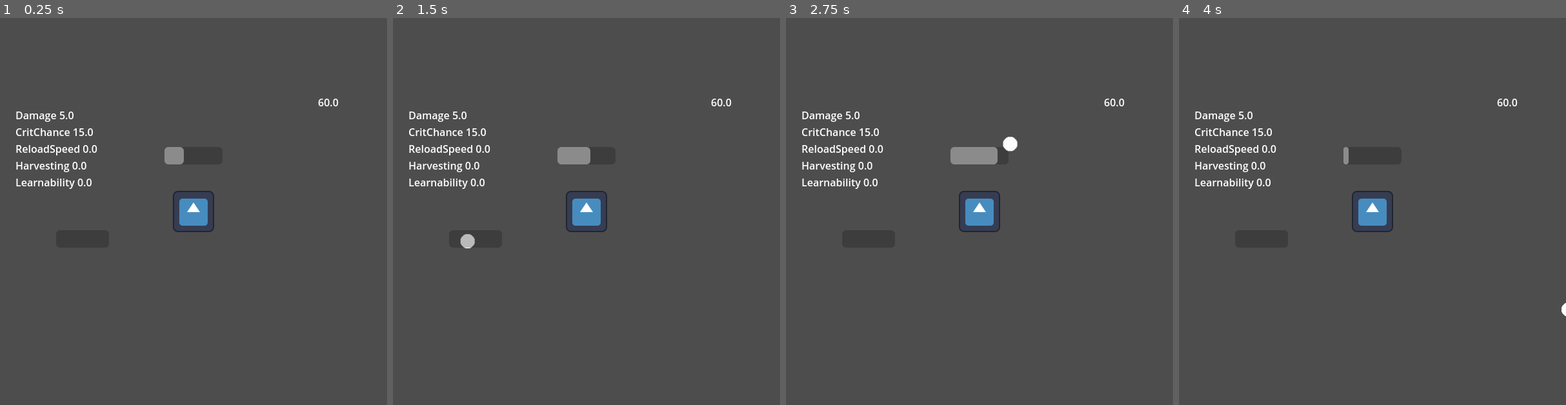
Above: before the commit, frames 1-4 (left to right).
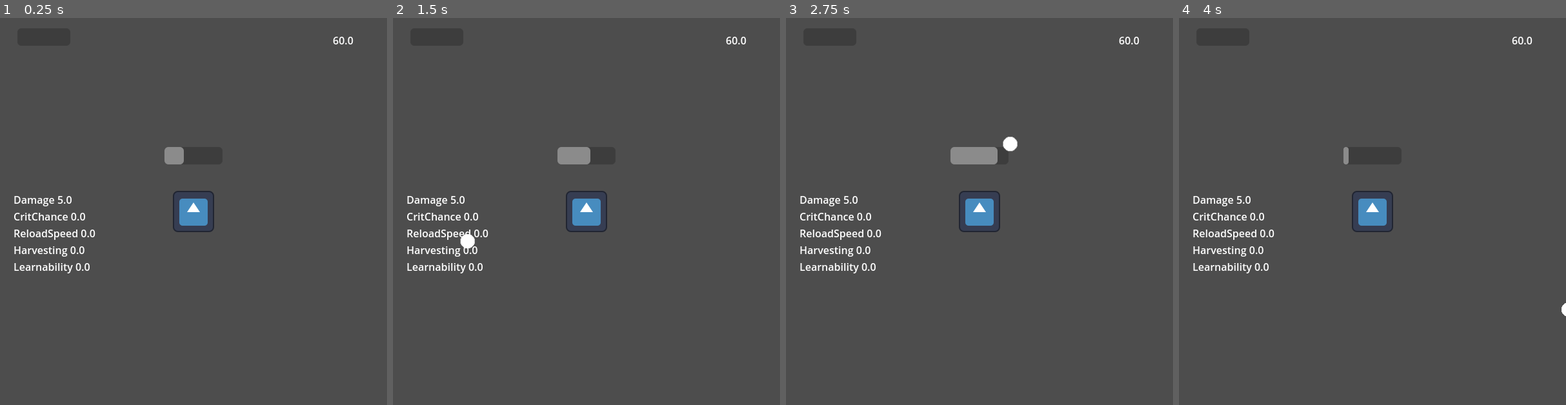
Above: after the commit, the same moments.

Repository: Iviv122/spacefortress
Game: Godot game, scene res://scenes/game.tscn
The game is run twice, just before and just after one commit, with the same random seed, the same clock (stepped at 60 frames per second) and the same inputs. Before the commit the project starts from res://gameplay.tscn. The engine's default icon, where the game draws it, is replaced by a stand-in: a white triangle on a blue panel in a dark square.
Inputs (mouse positions are in pixels of both pictures, inside the frame that each line leads up to):
- Up to frame 1 (0.25 s): no input
- Up to frame 2 (1.5 s): tap Enter at 0.5 s; move the mouse to (671, 192) at 0.52 s; move the mouse to (509, 230) at 1.27 s
- Up to frame 3 (2.75 s): move the mouse to (1018, 126) at 2.02 s
- Up to frame 4 (4 s): move the mouse to (1353, 288) at 2.77 s; move the mouse to (1488, 269) at 3.52 s

The runs differ from the first frame. In frame 1, 1.9% of the frame differs, in the area x 3-92%, y 4-66%; in frame 2, 2.0%; in frame 3, 1.9%; in frame 4, 1.9%.

Commit message:
Stage changing

Diff:
--- a/gameplay.tscn
+++ /dev/null
@@ -1,76 +0,0 @@
-[gd_scene load_steps=12 format=3 uid="uid://b2cpj44xd3dgf"]
-
-[ext_resource type="PackedScene" uid="uid://c74yyn60hkwom" path="res://prefabs/main_player_tower.tscn" id="1_n4psk"]
-[ext_resource type="Script" uid="uid://383rrnsy3s2" path="res://objects/gameplay/enemy/spawner.gd" id="2_ej4tk"]
-[ext_resource type="PackedScene" uid="uid://dsf7ailbkgvdg" path="res://prefabs/enemy.tscn" id="3_oe8ih"]
-[ext_resource type="Script" uid="uid://b1yl5euvcnq7u" path="res://objects/ui/player_stats_label.gd" id="3_smepj"]
-[ext_resource type="Script" uid="uid://bgi0qngqcv25j" path="res://objects/gameplay/player/stats/stat_tuple.gd" id="4_0m7cd"]
-[ext_resource type="Script" uid="uid://cs3v487omy35j" path="res://objects/ui/xp_progression.gd" id="4_2ihbs"]
-[ext_resource type="Script" uid="uid://m2pg3uiik1b" path="res://objects/gameplay/player/stats/player_stats.gd" id="4_cbffv"]
-[ext_resource type="Script" uid="uid://dymmq1a8an8r" path="res://objects/ui/fps_meter.gd" id="4_xuee5"]
-[ext_resource type="Script" uid="uid://b7wjll12w36ab" path="res://objects/gameplay/player/stats/player_expirience.gd" id="6_0m7cd"]
-
-[sub_resource type="Resource" id="Resource_fbudy"]
-script = ExtResource("4_0m7cd")
-amount = 5.0
-metadata/_custom_type_script = "uid://bgi0qngqcv25j"
-
-[sub_resource type="Resource" id="Resource_0m7cd"]
-script = ExtResource("4_0m7cd")
-amount = 15.0
-type = 1
-metadata/_custom_type_script = "uid://bgi0qngqcv25j"
-
-[node name="Node2D" type="Node2D"]
-
-[node name="Player" parent="." instance=ExtResource("1_n4psk")]
-disable_mode = 1
-
-[node name="Camera2D" type="Camera2D" parent="."]
-
-[node name="CanvasLayer" type="CanvasLayer" parent="Camera2D"]
-follow_viewport_enabled = true
-
-[node name="FPSMeter" type="Label" parent="Camera2D/CanvasLayer"]
-offset_left = 193.0
-offset_top = -181.0
-offset_right = 233.0
-offset_bottom = -158.0
-script = ExtResource("4_xuee5")
-metadata/_custom_type_script = "uid://dymmq1a8an8r"
-
-[node name="PlayerStatsLabel" type="Label" parent="Camera2D/CanvasLayer" node_paths=PackedStringArray("stats")]
-offset_left = -276.0
-offset_top = -161.0
-offset_right = -236.0
-offset_bottom = -138.0
-script = ExtResource("3_smepj")
-stats = NodePath("../../stats")
-metadata/_custom_type_script = "uid://b1yl5euvcnq7u"
-
-[node name="ExpProgress" type="ProgressBar" parent="Camera2D/CanvasLayer" node_paths=PackedStringArray("p")]
-offset_left = -213.0
-offset_top = 29.0
-offset_right = -131.0
-offset_bottom = 56.0
-show_percentage = false
-script = ExtResource("4_2ihbs")
-p = NodePath("../../PlayerExpirience")
-metadata/_custom_type_script = "uid://cs3v487omy35j"
-
-[node name="stats" type="Node" parent="Camera2D"]
-script = ExtResource("4_cbffv")
-StartStats = Array[ExtResource("4_0m7cd")]([SubResource("Resource_fbudy"), SubResource("Resource_0m7cd")])
-metadata/_custom_type_script = "uid://m2pg3uiik1b"
-
-[node name="PlayerExpirience" type="Node" parent="Camera2D"]
-script = ExtResource("6_0m7cd")
-metadata/_custom_type_script = "uid://b7wjll12w36ab"
-
-[node name="Spawner" type="Node2D" parent="."]
-position = Vector2(-10, 0)
-script = ExtResource("2_ej4tk")
-e = ExtResource("3_oe8ih")
-s = 1.0
-r = 10.0
-metadata/_custom_type_script = "uid://383rrnsy3s2"
--- /dev/null
+++ b/objects/game_manager.gd
@@ -0,0 +1,42 @@
+extends Node
+class_name GameManager
+
+@export var gameplay : PackedScene
+@export var shop : PackedScene
+@export var RoundDuration : float = 15
+
+
+var g
+var s
+
+var IsPlaying = true
+
+func _ready():
+	add_to_group("stage_end")
+	play()
+
+
+func on_stage_end()->void:
+	switch()
+
+func switch():
+	if g != null:
+		g.queue_free()
+	if s != null:
+		s.queue_free()
+
+	if IsPlaying :
+		shopping()
+		IsPlaying = false
+	else:
+		play()
+		IsPlaying = true
+
+func shopping():
+	s = shop.instantiate()
+	add_child(s)
+
+func play():
+
+	g = gameplay.instantiate()
+	add_child(g)
--- a/objects/gameplay/enemy/enemy.gd
+++ b/objects/gameplay/enemy/enemy.gd
@@ -1,30 +1,37 @@
 extends Area2D
 class_name Enemy
 
-var speed : float = 2
-var health : float = 1
-var dir : Vector2
+var speed: float = 2
+var health: float = 1
+var dir: Vector2
 
 func _ready():
     area_entered.connect(is_bullet)
+    add_to_group("stage_end")
     await get_tree().create_timer(9).timeout
-    queue_free()
+    death()
 
-func is_bullet(area : Area2D):
+func is_bullet(area: Area2D):
     if area is Bullet:
         damage(area.Damage)
 
-func damage(d : float):
+func damage(d: float):
         health -= d
-        if health <=0:
+        if health <= 0:
             die()
+
+func on_stage_end() -> void:
+    death()
+
+func death() -> void:
+    queue_free()
 
 func die():
     queue_free()
     get_tree().call_group("enemy_death", "_on_enemy_death")
 
-func SetDir(a : Vector2) -> void:
-    dir = a*speed
+func SetDir(a: Vector2) -> void:
+    dir = a * speed
 
 func _process(delta):
-    global_position += dir*delta
+    global_position += dir * delta
--- a/objects/gameplay/entry_point.gd
+++ /dev/null
@@ -1 +0,0 @@
-extends Node
--- /dev/null
+++ b/objects/gameplay/game_play_entrypoint.gd
@@ -0,0 +1,13 @@
+extends Node2D
+class_name GamePlayEntryPoint
+
+@export var spawner : PackedScene
+@export var player : PackedScene
+@export var duration : float
+
+func _ready():
+    add_child(spawner.instantiate())
+    add_child(player.instantiate())
+
+    await  get_tree().create_timer(duration).timeout
+    get_tree().call_group("stage_end","on_stage_end")
--- a/objects/gameplay/bullet.gd
+++ b/objects/gameplay/player/bullet.gd
@@ -8,7 +8,11 @@
 
 func _ready():
     area_entered.connect(die)
+    add_to_group("stage_end")
     await get_tree().create_timer(9).timeout
+    death()
+
+func on_stage_end() ->void:
     death()
 
 func death():
--- /dev/null
+++ b/objects/gameplay/player/player.gd
@@ -0,0 +1,17 @@
+## place for all info
+extends Node
+class_name Player
+
+@export var stats : PlayerStats
+@export var expirience : PlayerExpirience
+
+func _on_enemy_death():
+    expirience._on_enemy_death()
+    # inventory ig
+
+func init() ->void:
+    stats.init()
+
+func _ready():
+    init()
+    add_to_group("enemy_death")
--- a/objects/gameplay/player/stats/player_expirience.gd
+++ b/objects/gameplay/player/stats/player_expirience.gd
@@ -1,5 +1,7 @@
-extends Node
+extends Resource
 class_name PlayerExpirience
+
+@export var ExpPerKill : float = 0.75
 
 var Exp : float = 0
 var ExpToNextLevel : float = 9
@@ -8,11 +10,9 @@
 signal levelup
 signal gained(amount : float,ToLevelUp : float)
 
-func _ready():
-    add_to_group("enemy_death")
 
 func _on_enemy_death():
-    AddExp(0.75)
+    AddExp(ExpPerKill)
 
 func AddExp(amount:float):
     Exp += amount
--- a/objects/gameplay/player/stats/player_stats.gd
+++ b/objects/gameplay/player/stats/player_stats.gd
@@ -1,11 +1,11 @@
-extends Node
+extends Resource
 class_name PlayerStats
 
 
 @export var StartStats: Array[StatTuple]
 var basestats : Stats
 
-func _ready():
+func init():
 	basestats = Stats.new()
 	print(basestats)
 	for i in StartStats:
--- /dev/null
+++ b/objects/shopping/shopping_entry_point.gd
@@ -0,0 +1,2 @@
+extends Node2D
+class_name ShoppingEntryPoint
--- /dev/null
+++ b/objects/shopping/shopping_exit.gd
@@ -0,0 +1,5 @@
+extends Button
+class_name ExitButton
+
+func _pressed() -> void:
+    get_tree().call_group("stage_end","on_stage_end")
--- a/objects/ui/player_stats_label.gd
+++ b/objects/ui/player_stats_label.gd
@@ -1,14 +1,14 @@
 extends Label
 class_name PlayerStatsLabel
 
-@export var stats : PlayerStats
+var stats : Stats
 
 
 func update() ->void:
 	var s = ""
 	var iterator = 0
 	for i in Stats.StatType:
-		var val = stats.basestats.Get(iterator)
+		var val = stats.Get(iterator)
 		iterator+=1
 		s += str(i) + " "+ str(val) + "\n"
 
@@ -16,6 +16,6 @@
 	print(s)
 
 func _ready():
-	await get_tree().process_frame
+	stats = PlayerStatsInstance.stats.basestats
+	stats.change.connect(update)
 	update()
-	stats.basestats.change.connect(update)
--- a/objects/ui/xp_progression.gd
+++ b/objects/ui/xp_progression.gd
@@ -1,14 +1,15 @@
 extends ProgressBar
 class_name ExpProgress
 
-@export var p : PlayerExpirience
+var p : PlayerExpirience
 
 func _ready():
-    p.gained.connect(update)
-    min_value = 0
-    value = p.Exp
-    max_value = p.ExpToNextLevel
+	p = PlayerStatsInstance.expirience
+	p.gained.connect(update)
+	min_value = 0
+	value = p.Exp
+	max_value = p.ExpToNextLevel
 
 func update(a:float,n:float):
-    value = a
-    max_value = n
+	value = a
+	max_value = n
--- a/prefabs/bullet.tscn
+++ b/prefabs/bullet.tscn
@@ -1,6 +1,6 @@
 [gd_scene load_steps=5 format=3 uid="uid://crn7ostplg6n3"]
 
-[ext_resource type="Script" uid="uid://c5mbyt66gbibi" path="res://objects/gameplay/bullet.gd" id="1_fh0yl"]
+[ext_resource type="Script" uid="uid://c5mbyt66gbibi" path="res://objects/gameplay/player/bullet.gd" id="1_fh0yl"]
 
 [sub_resource type="CircleShape2D" id="CircleShape2D_ecxuq"]
 
--- /dev/null
+++ b/prefabs/player.tscn
@@ -0,0 +1,26 @@
+[gd_scene load_steps=8 format=3 uid="uid://bmn8x6hpxjkca"]
+
+[ext_resource type="Script" uid="uid://egrkmksync2p" path="res://objects/gameplay/player/player.gd" id="1_r66lb"]
+[ext_resource type="Script" uid="uid://bgi0qngqcv25j" path="res://objects/gameplay/player/stats/stat_tuple.gd" id="2_1txc5"]
+[ext_resource type="Script" uid="uid://m2pg3uiik1b" path="res://objects/gameplay/player/stats/player_stats.gd" id="3_ht1c8"]
+[ext_resource type="Script" uid="uid://b7wjll12w36ab" path="res://objects/gameplay/player/stats/player_expirience.gd" id="4_1txc5"]
+
+[sub_resource type="Resource" id="Resource_u5sy4"]
+script = ExtResource("2_1txc5")
+amount = 5.0
+metadata/_custom_type_script = "uid://bgi0qngqcv25j"
+
+[sub_resource type="Resource" id="Resource_gee14"]
+script = ExtResource("3_ht1c8")
+StartStats = Array[ExtResource("2_1txc5")]([SubResource("Resource_u5sy4")])
+metadata/_custom_type_script = "uid://m2pg3uiik1b"
+
+[sub_resource type="Resource" id="Resource_ht1c8"]
+script = ExtResource("4_1txc5")
+metadata/_custom_type_script = "uid://b7wjll12w36ab"
+
+[node name="Player" type="Node"]
+script = ExtResource("1_r66lb")
+stats = SubResource("Resource_gee14")
+expirience = SubResource("Resource_ht1c8")
+metadata/_custom_type_script = "uid://egrkmksync2p"
--- /dev/null
+++ b/prefabs/spawner.tscn
@@ -0,0 +1,11 @@
+[gd_scene load_steps=3 format=3 uid="uid://dfh0nudgl6j6c"]
+
+[ext_resource type="Script" uid="uid://383rrnsy3s2" path="res://objects/gameplay/enemy/spawner.gd" id="1_p4gkq"]
+[ext_resource type="PackedScene" uid="uid://dsf7ailbkgvdg" path="res://prefabs/enemy.tscn" id="2_ohdau"]
+
+[node name="Spawner" type="Node2D"]
+script = ExtResource("1_p4gkq")
+e = ExtResource("2_ohdau")
+s = 1.0
+r = 8.0
+metadata/_custom_type_script = "uid://383rrnsy3s2"
--- a/project.godot
+++ b/project.godot
@@ -14,6 +14,10 @@
 run/main_scene="uid://b2cpj44xd3dgf"
 config/features=PackedStringArray("4.5", "GL Compatibility")
 config/icon="res://icon.svg"
+
+[autoload]
+
+PlayerStatsInstance="*res://prefabs/player.tscn"
 
 [display]
 
--- /dev/null
+++ b/scenes/game.tscn
@@ -0,0 +1,15 @@
+[gd_scene load_steps=4 format=3 uid="uid://b2cpj44xd3dgf"]
+
+[ext_resource type="PackedScene" uid="uid://lrws15liq52a" path="res://scenes/shopping.tscn" id="6_p57ef"]
+[ext_resource type="Script" uid="uid://dorf22x1yi3jm" path="res://objects/game_manager.gd" id="10_boyg6"]
+[ext_resource type="PackedScene" uid="uid://b1aad6rat5ee0" path="res://scenes/gameplay.tscn" id="10_vtaks"]
+
+[node name="Node2D" type="Node2D"]
+
+[node name="Camera2D" type="Camera2D" parent="."]
+
+[node name="GameManager" type="Node" parent="."]
+script = ExtResource("10_boyg6")
+gameplay = ExtResource("10_vtaks")
+shop = ExtResource("6_p57ef")
+metadata/_custom_type_script = "uid://dorf22x1yi3jm"
--- /dev/null
+++ b/scenes/gameplay.tscn
@@ -0,0 +1,43 @@
+[gd_scene load_steps=7 format=3 uid="uid://b1aad6rat5ee0"]
+
+[ext_resource type="Script" uid="uid://ctbx8d6xsy3ia" path="res://objects/gameplay/game_play_entrypoint.gd" id="1_ct7aa"]
+[ext_resource type="Script" uid="uid://dymmq1a8an8r" path="res://objects/ui/fps_meter.gd" id="1_l1v76"]
+[ext_resource type="Script" uid="uid://b1yl5euvcnq7u" path="res://objects/ui/player_stats_label.gd" id="2_ct7aa"]
+[ext_resource type="PackedScene" uid="uid://dfh0nudgl6j6c" path="res://prefabs/spawner.tscn" id="2_ocj2s"]
+[ext_resource type="PackedScene" uid="uid://c74yyn60hkwom" path="res://prefabs/main_player_tower.tscn" id="3_din8e"]
+[ext_resource type="Script" uid="uid://cs3v487omy35j" path="res://objects/ui/xp_progression.gd" id="3_ocj2s"]
+
+[node name="Gameplay" type="Node2D"]
+script = ExtResource("1_ct7aa")
+spawner = ExtResource("2_ocj2s")
+player = ExtResource("3_din8e")
+duration = 15.0
+metadata/_custom_type_script = "uid://ctbx8d6xsy3ia"
+
+[node name="InGameUI" type="CanvasLayer" parent="."]
+follow_viewport_enabled = true
+
+[node name="FPSMeter" type="Label" parent="InGameUI"]
+offset_left = 216.0
+offset_top = -277.0
+offset_right = 256.0
+offset_bottom = -254.0
+script = ExtResource("1_l1v76")
+metadata/_custom_type_script = "uid://dymmq1a8an8r"
+
+[node name="PlayerStatsLabel" type="Label" parent="InGameUI"]
+offset_left = -279.0
+offset_top = -30.0
+offset_right = -239.0
+offset_bottom = -7.0
+script = ExtResource("2_ct7aa")
+metadata/_custom_type_script = "uid://b1yl5euvcnq7u"
+
+[node name="ExpProgress" type="ProgressBar" parent="InGameUI"]
+offset_left = -273.0
+offset_top = -284.0
+offset_right = -191.0
+offset_bottom = -257.0
+show_percentage = false
+script = ExtResource("3_ocj2s")
+metadata/_custom_type_script = "uid://cs3v487omy35j"
--- /dev/null
+++ b/scenes/shopping.tscn
@@ -0,0 +1,15 @@
+[gd_scene load_steps=2 format=3 uid="uid://lrws15liq52a"]
+
+[ext_resource type="Script" uid="uid://ctv4ktt76y8ie" path="res://objects/shopping/shopping_exit.gd" id="1_nf42t"]
+
+[node name="Node2D" type="Node2D"]
+
+[node name="ShopUI" type="CanvasLayer" parent="."]
+follow_viewport_enabled = true
+
+[node name="Button" type="Button" parent="ShopUI"]
+offset_right = 79.0
+offset_bottom = 31.0
+text = "Continue"
+script = ExtResource("1_nf42t")
+metadata/_custom_type_script = "uid://ctv4ktt76y8ie"
Renamed: objects/gameplay/entry_point.gd.uid -> objects/game_manager.gd.uid
Not shown, added: objects/gameplay/game_play_entrypoint.gd.uid
Renamed: objects/gameplay/bullet.gd.uid -> objects/gameplay/player/bullet.gd.uid
Not shown, added: objects/gameplay/player/player.gd.uid
Not shown, added: objects/shopping/shopping_entry_point.gd.uid
Not shown, added: objects/shopping/shopping_exit.gd.uid
